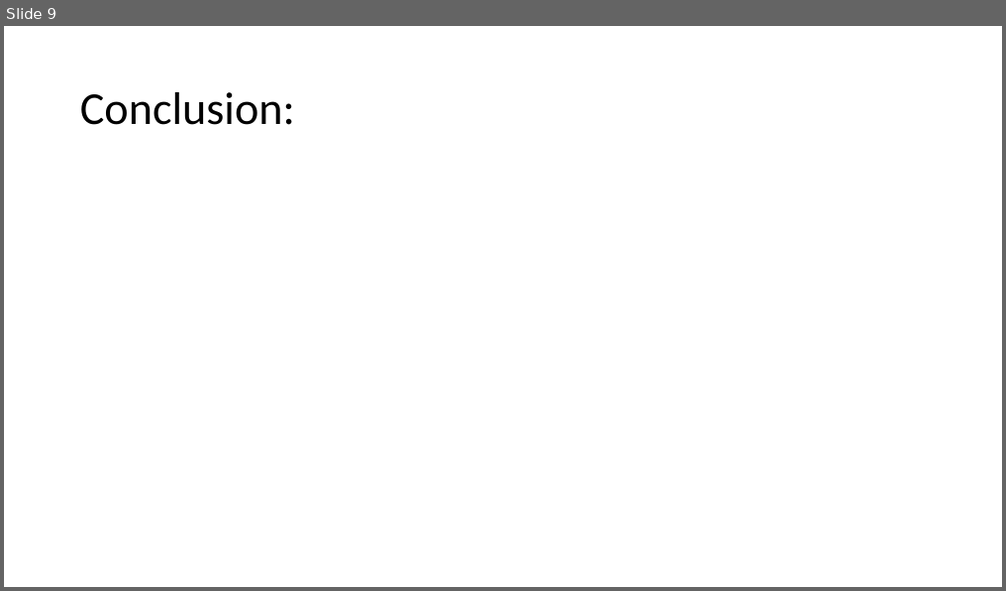
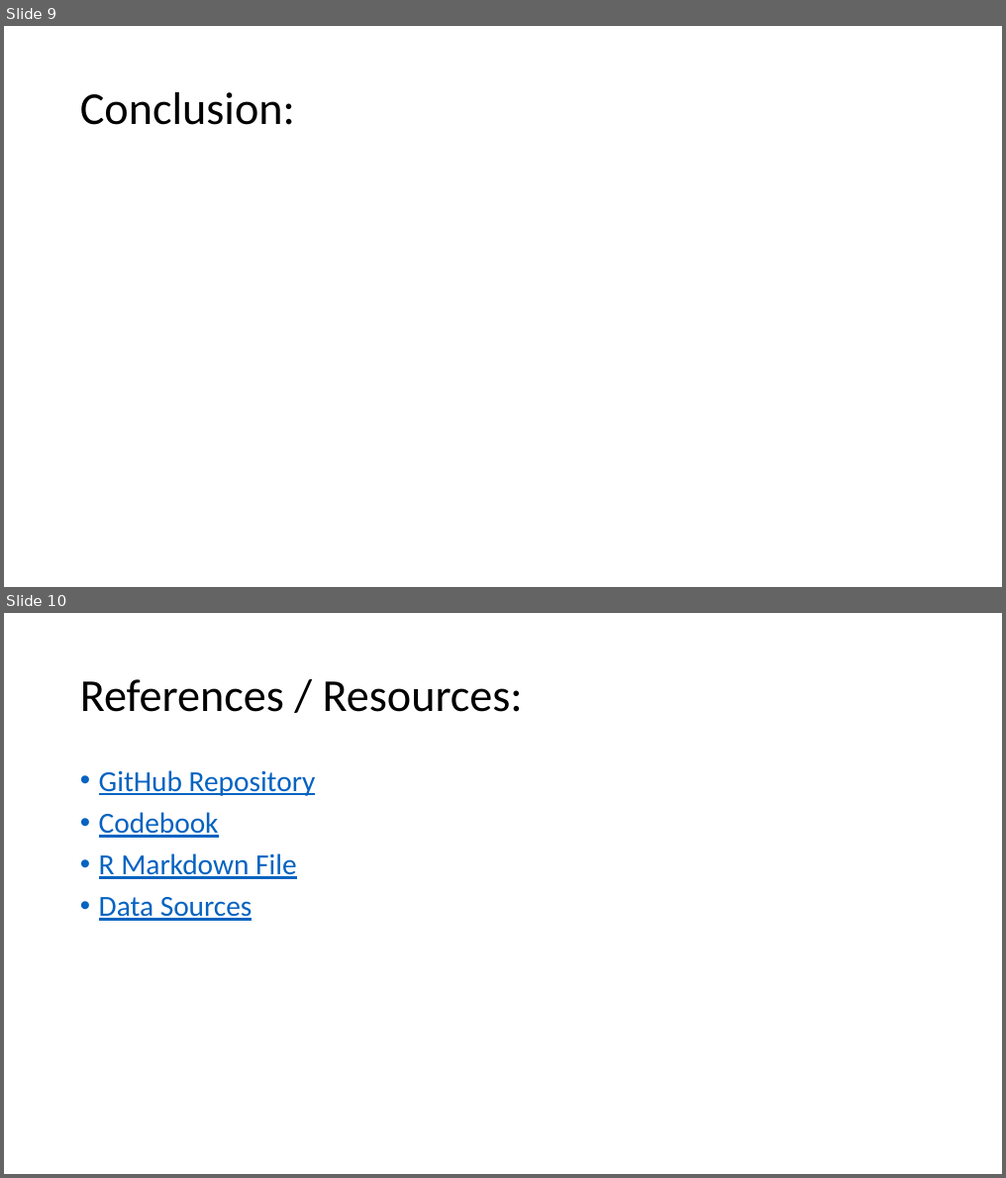
Before and after one commit to cwalenciak/dds_case_study_1, a slide deck: Presentation.pptx. Shown one above the other, each under a label of ours: slide 9 before the commit, slides 9 and 10 after it. The pictures are 1006x591 and 1006x1178 pixels, drawn with LibreOffice and Linux fonts; fonts in the diff are those of the drawing. Boxes give left, top, right and bottom in pixels: in the first picture for what was removed or moved away, otherwise in the second. Text is boxed around its words. In the diff, an @@ line names an element or a change of style, - is before the commit and + after.

Commit message:
Update to presentation.

```diff
--- a/Presentation.pptx
+++ b/Presentation.pptx
@@ slide 10 added at [4, 613, 1002, 1174], background #FFFFFF @@
@@ title added at [80, 679, 523, 712], 44 pt, text #000000 @@
+References / Resources:
@@ text added at [99, 770, 316, 921], 28 pt, text #0563C1, underline @@
+• GitHub Repository
+• Codebook
+• R Markdown File
+• Data Sources
```
Also in this commit, not shown: 1 slide changed.
